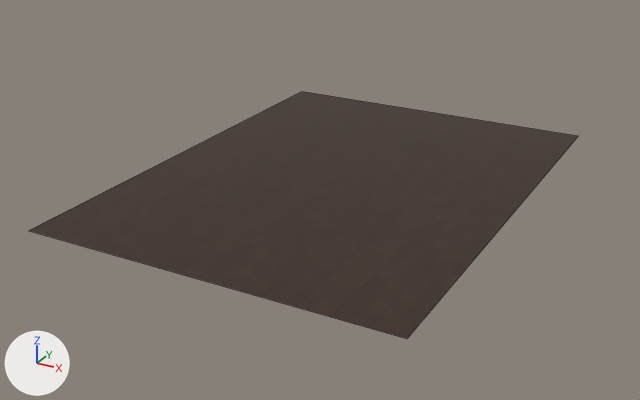
A saved change to the FBX model Assets/_Core/3DModels/Props/Final/Wall_Floors/F_Shop_6x8.fbx.
Before and after are seen from a camera (50 mm lens) standing at (6.35, -12.18, 5.6) and looking at (-0.68, 0.6, -0.79). Arrows for +X, +Y and +Z are at lower left; the lights stay in place. Mesh edges are drawn as thin lines. Where no turn or scale is listed for an object, it has been applied to the vertices.

Objects in the first picture: 'F_Shop_6x8'.
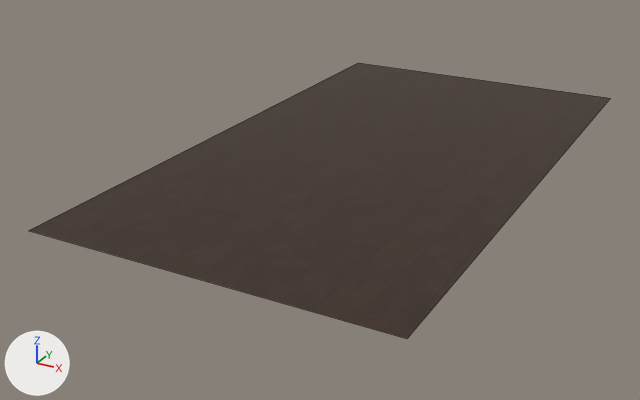
Pixel boxes (x1, y1, x2, y2) of what changed, in the pictures (640 x 400 px):
```json
{"object": "F_Shop_6x8", "change": "reshaped", "before": [29, 92, 578, 339], "after": [29, 63, 610, 339], "on screen": "12% taller"}
```

Edits to the scene script, one JSON object a line:
```json
{"block": "me_mesh", "where": "me_mesh.from_pydata(...)  # 4 vertices, 1 face; spans x -6.0..0.0, y -8.0..0.0, z 0.0"}
{"block": "me_mesh", "where": "# used by ob_f_shop_6x8; location = (3.0, 4.0, 0.0)"}
{"block": "me_mesh", "change": "me_mesh part 1"}
{"op": "set", "path": "me_mesh.vertices[2].co", "old": "(-6.0, 0.0, 0.0)", "new": "(-6.0, 2.73, 0.0)", "note": "pixel (301, 91) -> pixel (358, 62)"}
{"op": "set", "path": "me_mesh.vertices[3].co", "old": "(0.0, 0.0, 0.0)", "new": "(0.0, 2.73, 0.0)", "note": "pixel (578, 135) -> pixel (610, 98)"}
```
